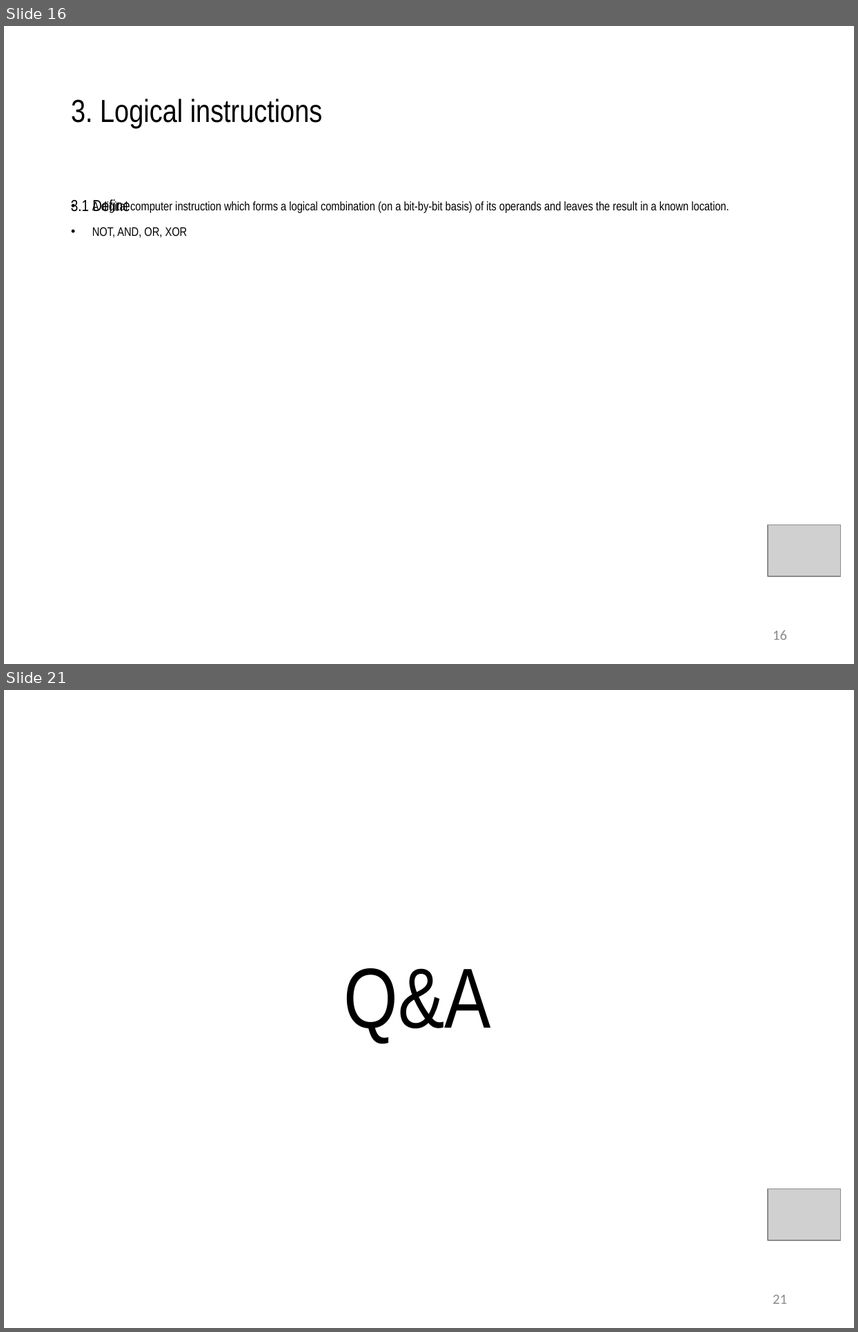
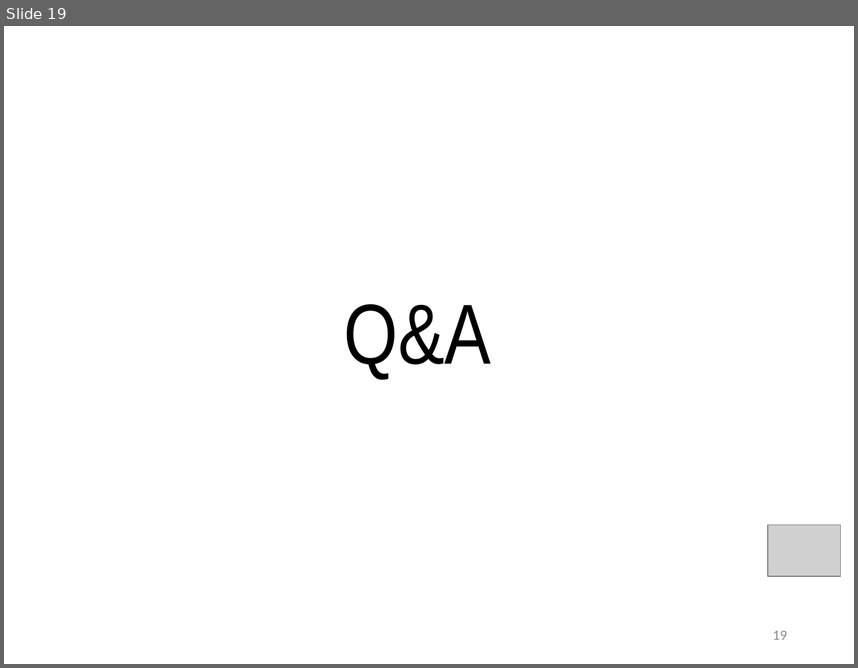
Before and after one commit to daoxuantruong/Demo, a slide deck: Numberic.pptx. Shown one above the other, each under a label of ours: slides 16 and 21 before the commit, slide 19 after it; the slides between them are not shown. The pictures are 858x1332 and 858x668 pixels, drawn with LibreOffice and Linux fonts; fonts in the diff are those of the drawing; grey boxes stand for pictures. Boxes give left, top, right and bottom in pixels: in the first picture for what was removed or moved away, otherwise in the second. Text is boxed around its words. In the diff, an @@ line names an element or a change of style, - is before the commit and + after.

```diff
--- a/Numberic.pptx
+++ b/Numberic.pptx
@@ slide 16 removed at bbox=[4, 26, 854, 664], background #FFFFFF @@
@@ title removed at bbox=[71, 98, 323, 128] @@
-3. Logical instructions
@@ text removed at bbox=[71, 199, 130, 213] @@
-3.1 Define
@@ text removed at bbox=[92, 201, 729, 238] @@
-• A digital computer instruction which forms a logical combination (on a bit-by-bit basis) of its operands and leaves the result in a known location.
-• NOT, AND, OR, XOR
@@ picture removed at bbox=[769, 525, 840, 576] @@
@@ page number removed at bbox=[773, 630, 787, 639] @@
-16
@@ what was slide 21 is now slide 19 @@
@@ page number at bbox=[773, 630, 787, 639]: text changed @@
-21
+19
```
Also in this commit, not shown: 6 slides changed, 3 slides added, 4 other slides removed.
